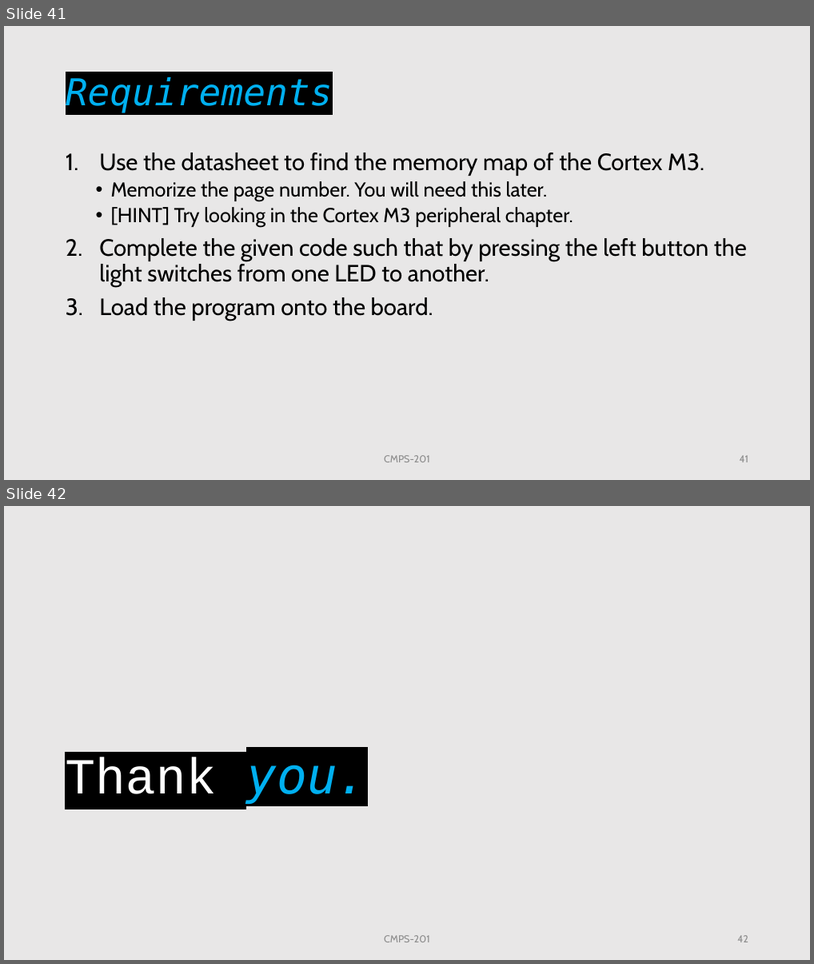
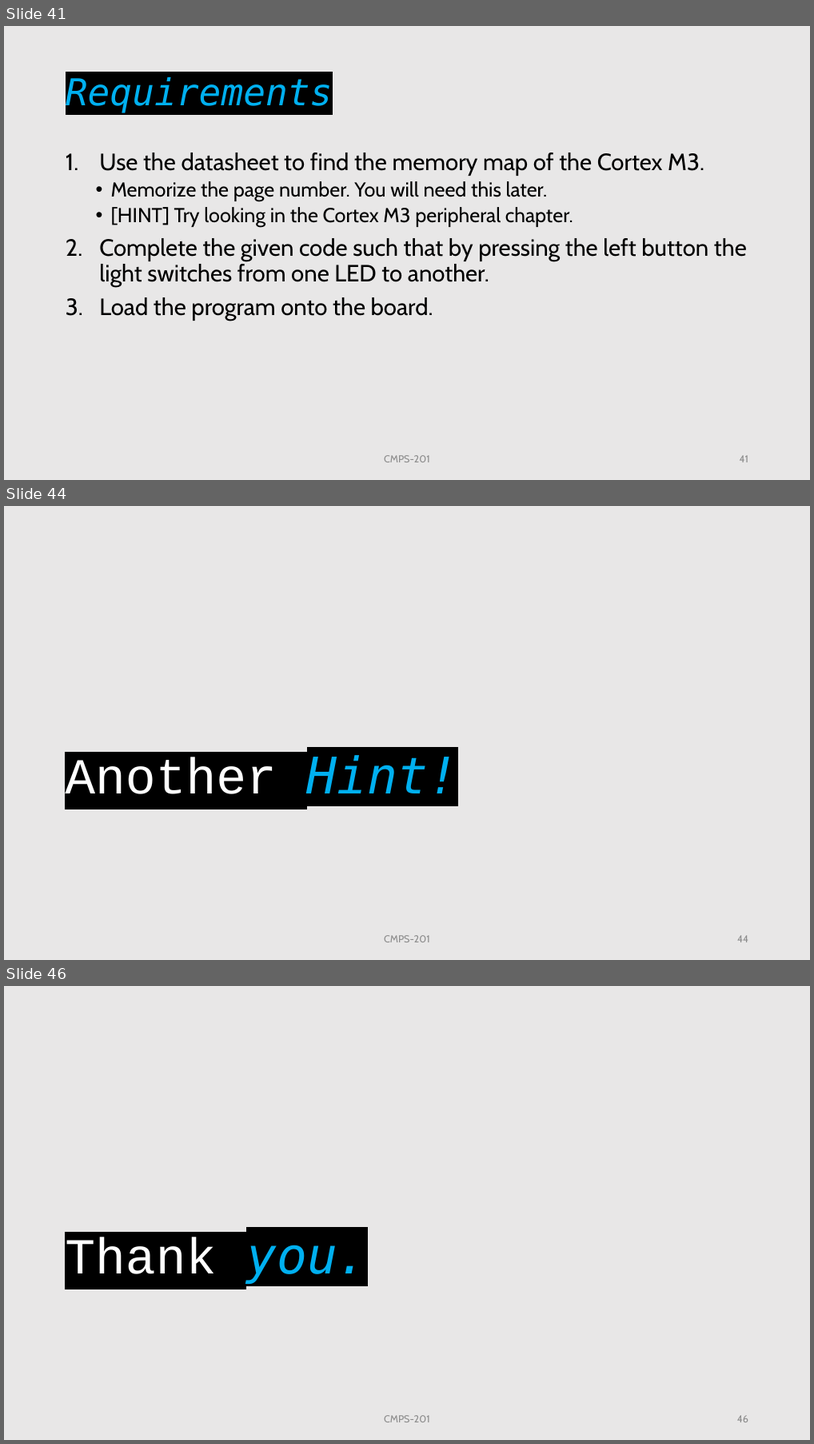
Before and after one commit to OmarAmer01/CMPS201_2023, a slide deck: Lab 4/Lab 4.pptx. Shown one above the other, each under a label of ours: slides 41 and 42 before the commit, slides 41, 44 and 46 after it; the slides between them are not shown. The pictures are 814x964 and 814x1444 pixels, drawn with LibreOffice and Linux fonts; fonts in the diff are those of the drawing. Boxes give left, top, right and bottom in pixels: in the first picture for what was removed or moved away, otherwise in the second. Text is boxed around its words. In the diff, an @@ line names an element or a change of style, - is before the commit and + after.

```diff
--- a/Lab 4/Lab 4.pptx
+++ b/Lab 4/Lab 4.pptx
@@ slide 44 added at (4,506,810,960), background #E9E7E7 @@
@@ title added at (65,752,459,804), 60 pt, text #FFFFFF @@
+Another Hint!
@@ text added at (384,935,430,942), 12 pt, text #8C8C8C @@
+CMPS-201
@@ page number added at (738,935,749,942), 12 pt, text #8C8C8C @@
+44
@@ what was slide 42 is now slide 46 @@
@@ page number at (738,1415,749,1422): text changed @@
-42
+46
```
Also in this commit, not shown: 1 slide changed, 3 other slides added, 1 other file.
